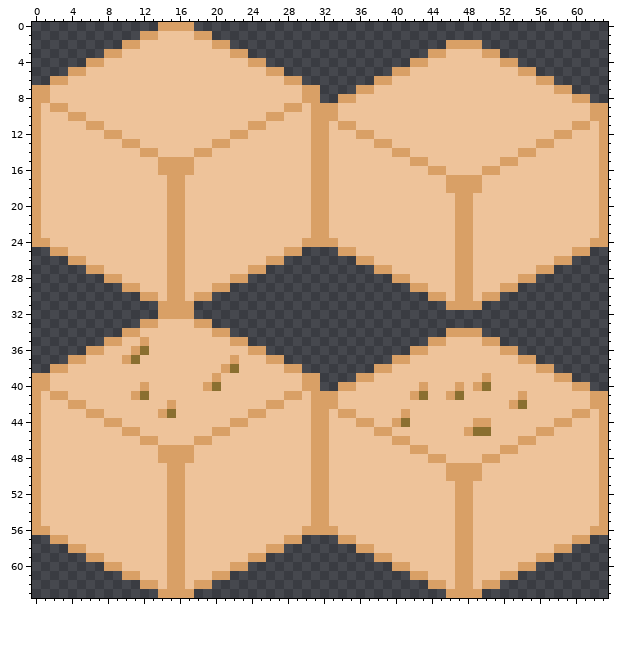
Pixel-art file: LD48/Assets/Sprites/Terrain.aseprite. Above, as it was before the edit.
64x64 pixels, 1 frame.
After:
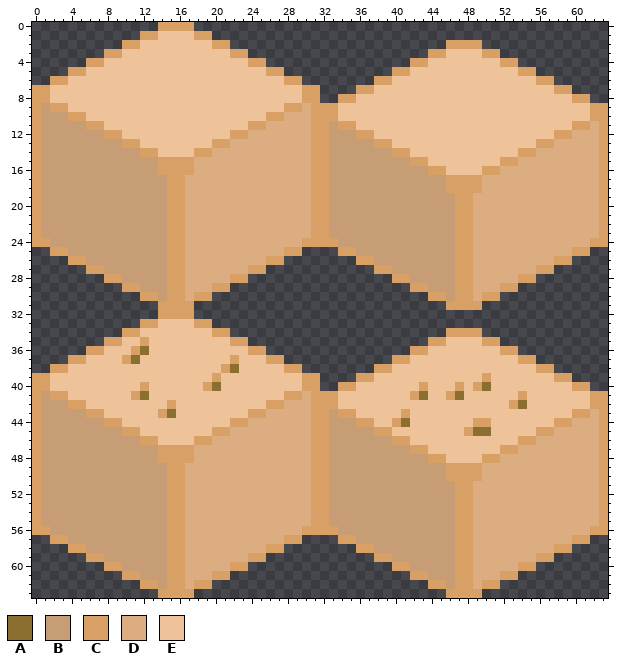
Palette (. is transparent): A #8a6f30  B #c79d75  C #d9a066  D #dbad81  E #eec39a
From old to new:
Colour E becomes colour B in row 9 at x 1; in row 10 at x 1 to 3; in row 11 at x 1 to 5 and 33; in row 12 at x 1 to 7 and 33 to 35; in row 13 at x 1 to 9 and 33 to 37; in row 14 at x 1 to 11 and 33 to 39.
Colour E becomes colour B in row 15 at x 1 to 13 and 33 to 41; in row 16 at x 1 to 13 and 33 to 43; in rows 17 to 18 at x 1 to 14 and 33 to 45; in rows 19 to 23 at x 1 to 14 and 33 to 46; in row 24 at x 2 to 14 and 34 to 46; in row 25 at x 4 to 14 and 36 to 46.
Colour E becomes colour B in row 26 at x 6 to 14 and 38 to 46; in row 27 at x 8 to 14 and 40 to 46; in row 28 at x 10 to 14 and 42 to 46; in row 29 at x 12 to 14 and 44 to 46; in row 30 at x 14 and 46; in row 41 at x 1.
Colour E becomes colour B in row 42 at x 1 to 3; in row 43 at x 1 to 5 and 33; in row 44 at x 1 to 7 and 33 to 35; in row 45 at x 1 to 9 and 33 to 37; in row 46 at x 1 to 11 and 33 to 39; in row 47 at x 1 to 13 and 33 to 41.
Colour E becomes colour B in row 48 at x 1 to 13 and 33 to 43; in rows 49 to 50 at x 1 to 14 and 33 to 45; in rows 51 to 55 at x 1 to 14 and 33 to 46; in row 56 at x 2 to 14 and 34 to 46; in row 57 at x 4 to 14 and 36 to 46; in row 58 at x 6 to 14 and 38 to 46.
Colour E becomes colour B in row 59 at x 8 to 14 and 40 to 46; in row 60 at x 10 to 14 and 42 to 46; in row 61 at x 12 to 14 and 44 to 46; in row 62 at x 14 and 46.
Colour E becomes colour D in row 9 at x 30; in row 10 at x 28 to 30; in row 11 at x 26 to 30 and 62; in row 12 at x 24 to 30 and 60 to 62; in row 13 at x 22 to 30 and 58 to 62; in row 14 at x 20 to 30 and 56 to 62.
Colour E becomes colour D in row 15 at x 18 to 30 and 54 to 62; in row 16 at x 18 to 30 and 52 to 62; in rows 17 to 18 at x 17 to 30 and 50 to 62; in rows 19 to 23 at x 17 to 30 and 49 to 62; in row 24 at x 17 to 29 and 49 to 61; in row 25 at x 17 to 27 and 49 to 59.
Colour E becomes colour D in row 26 at x 17 to 25 and 49 to 57; in row 27 at x 17 to 23 and 49 to 55; in row 28 at x 17 to 21 and 49 to 53; in row 29 at x 17 to 19 and 49 to 51; in row 30 at x 17 and 49; in row 41 at x 30.
Colour E becomes colour D in row 42 at x 28 to 30; in row 43 at x 26 to 30 and 62; in row 44 at x 24 to 30 and 60 to 62; in row 45 at x 22 to 30 and 58 to 62; in row 46 at x 20 to 30 and 56 to 62; in row 47 at x 18 to 30 and 54 to 62.
Colour E becomes colour D in row 48 at x 18 to 30 and 52 to 62; in rows 49 to 50 at x 17 to 30 and 50 to 62; in rows 51 to 55 at x 17 to 30 and 49 to 62; in row 56 at x 17 to 29 and 49 to 61; in row 57 at x 17 to 27 and 49 to 59; in row 58 at x 17 to 25 and 49 to 57.
Colour E becomes colour D in row 59 at x 17 to 23 and 49 to 55; in row 60 at x 17 to 21 and 49 to 53; in row 61 at x 17 to 19 and 49 to 51; in row 62 at x 17 and 49.
